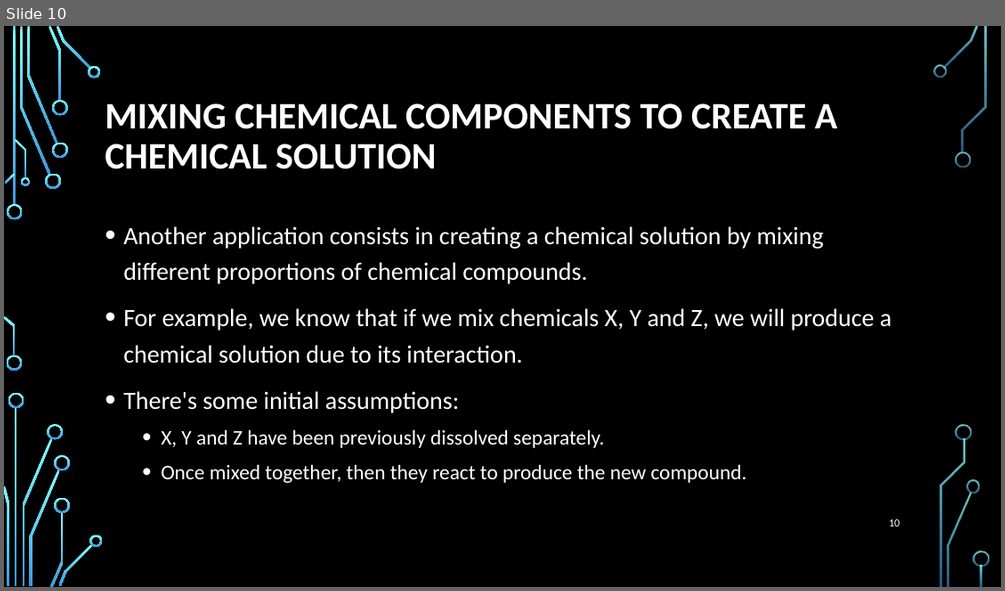
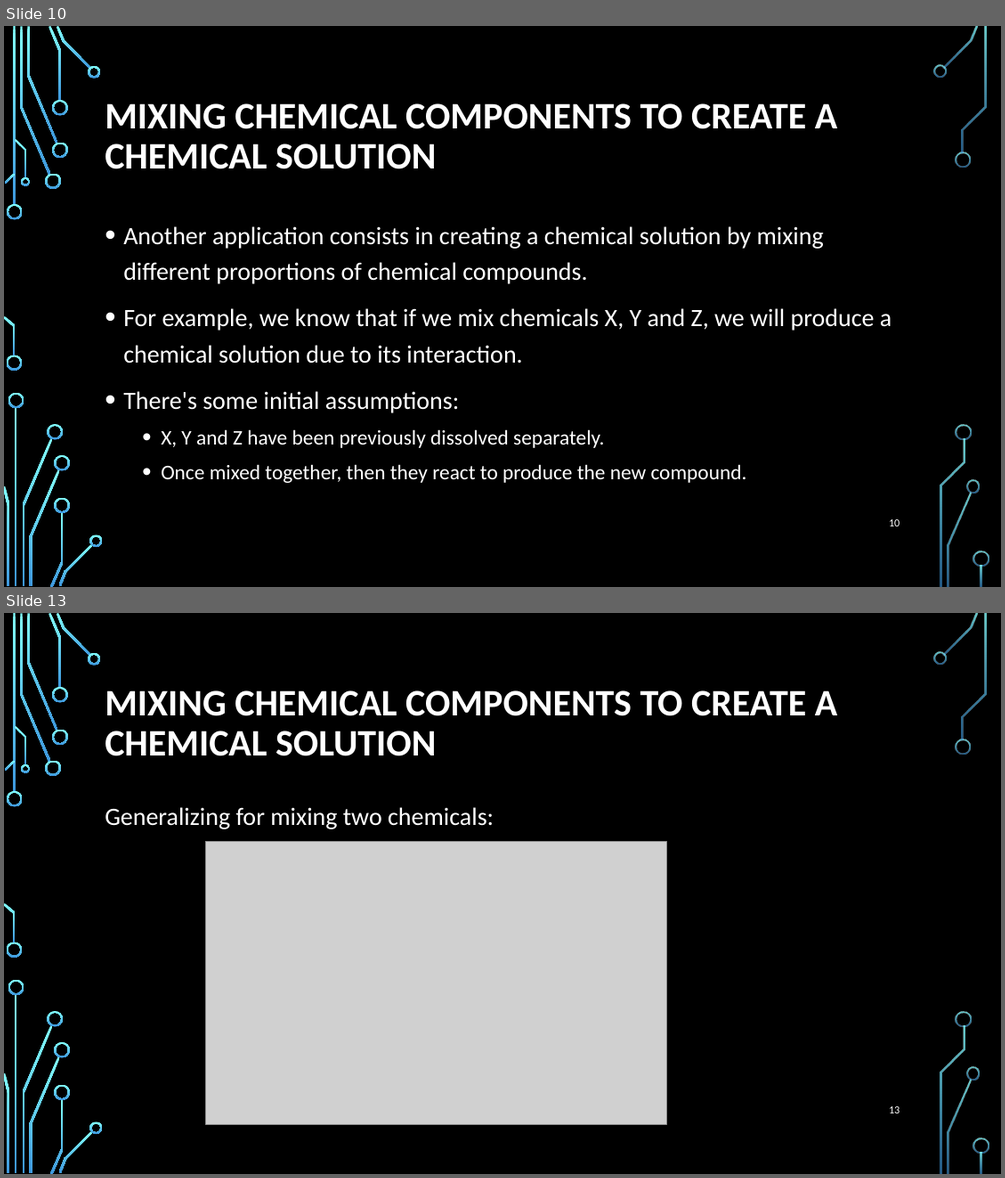
Before and after one commit to carlespoles/DSCI6001-student, a slide deck: week3/3.4/DSCI6001-FinalProject-CPM.pptx. Shown one above the other, each under a label of ours: slide 10 before the commit, slides 10 and 13 after it; the slides between them are not shown. The pictures are 1005x591 and 1005x1178 pixels, drawn with LibreOffice and Linux fonts; fonts in the diff are those of the drawing; grey boxes stand for pictures; background and template pictures are left out. Boxes give left, top, right and bottom in pixels: in the first picture for what was removed or moved away, otherwise in the second. Text is boxed around its words. In the diff, an @@ line names an element or a change of style, - is before the commit and + after.

```diff
--- a/week3/3.4/DSCI6001-FinalProject-CPM.pptx
+++ b/week3/3.4/DSCI6001-FinalProject-CPM.pptx
@@ slide 13 added at <box>4,613,1001,1174</box>, background picture (left out); not listed: 36 template elements that a slide beside it also shows @@
@@ title added at <box>105,690,837,756</box>, 36 pt, text #FFFFFF, bold @@
+MIXING CHEMICAL COMPONENTS TO CREATE A CHEMICAL SOLUTION
@@ text added at <box>105,807,494,829</box>, 24 pt, text #FFFFFF @@
+Generalizing for mixing two chemicals:
@@ picture added at <box>206,842,667,1125</box> @@
@@ page number added at <box>889,1106,899,1113</box>, 10.5 pt, text #FFFFFF @@
+13
```
Also in this commit, not shown: 3 other slides added, 1 other file.
